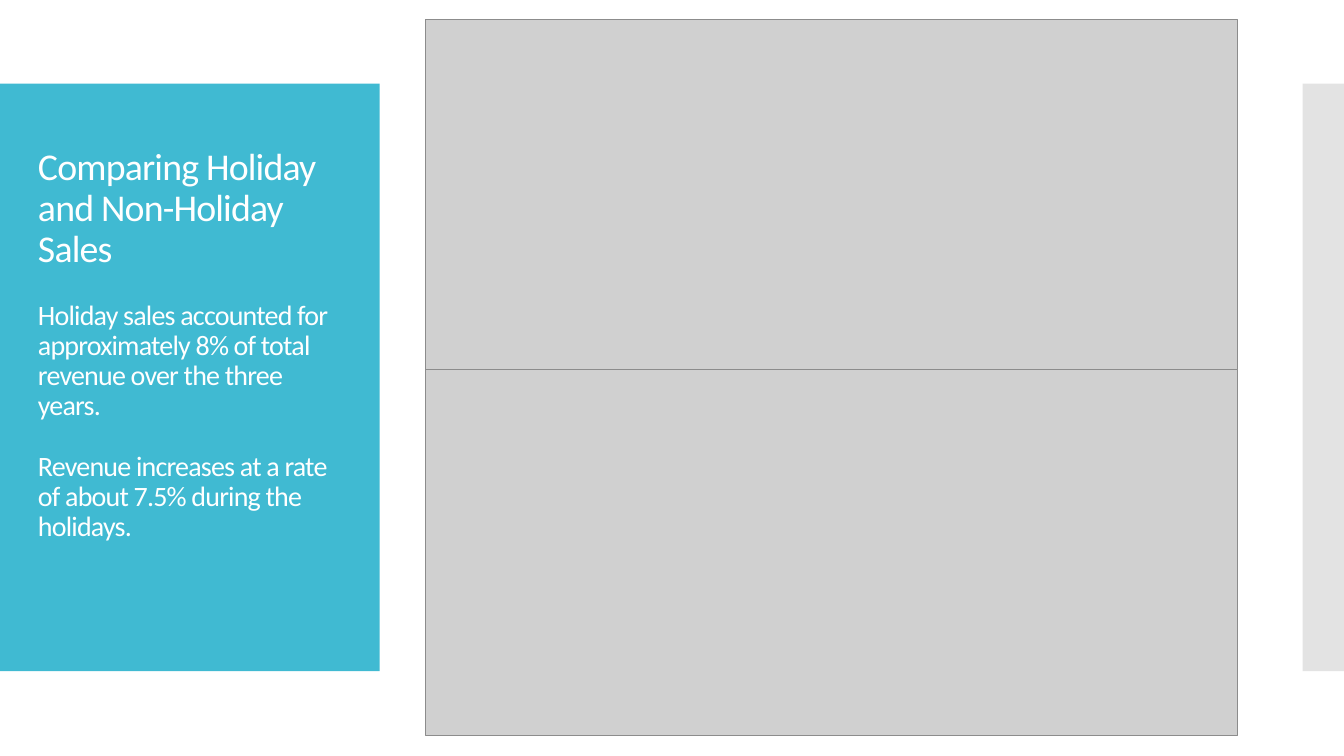
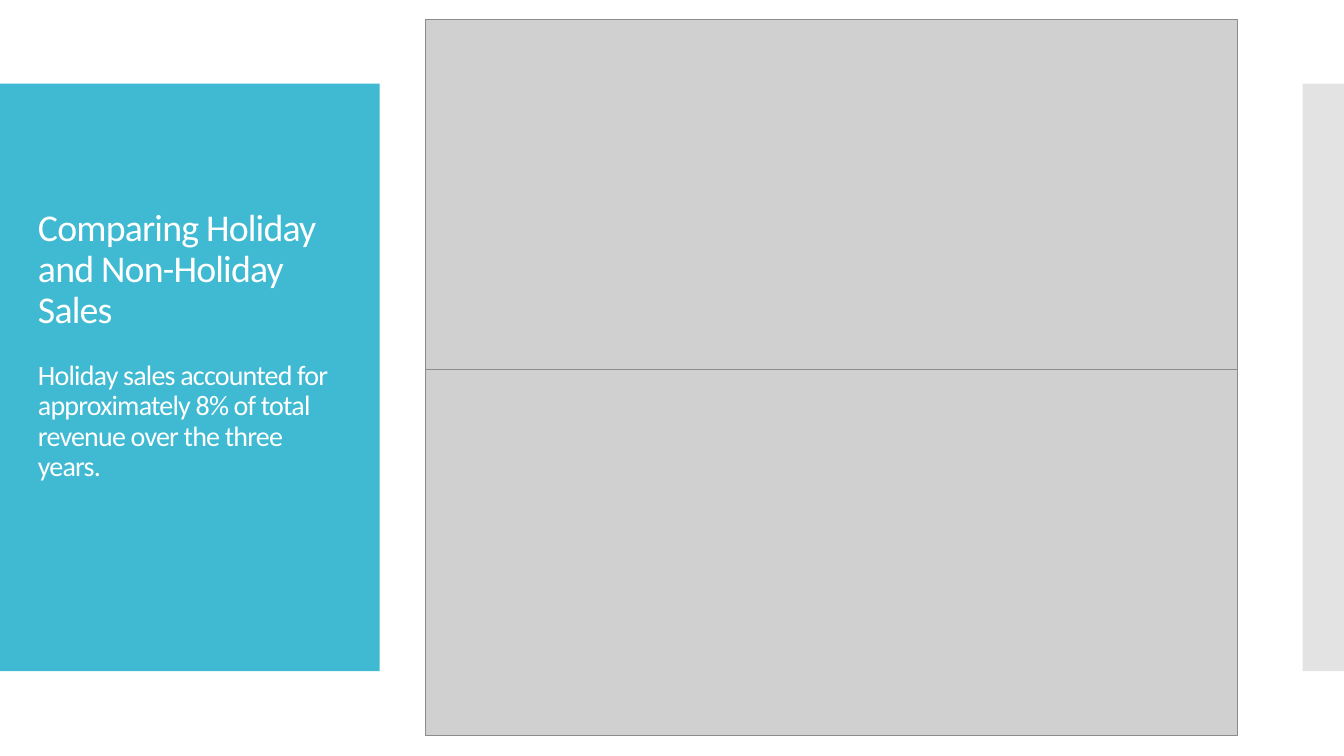
Before and after one commit to mleggett25/Walmart-Sales-Analysis, a slide deck: slide 10 of Walmart Sales Analysis.pptx. Drawn at 1344x756 pixels with LibreOffice and Linux fonts; fonts in the diff are those of the drawing; grey boxes stand for pictures. Boxes give left, top, right and bottom in pixels: in the first picture for what was removed or moved away, otherwise in the second. Text is boxed around its words. In the diff, an @@ line names an element or a change of style, - is before the commit and + after.

```diff
--- a/Walmart Sales Analysis.pptx
+++ b/Walmart Sales Analysis.pptx
@@ title at <box>38,214,328,481</box>: text changed @@
-Comparing Holiday and Non-Holiday Sales
-Holiday sales accounted for approximately 8% of total revenue over the three years.
-Revenue increases at a rate of about 7.5% during the holidays.
+Comparing Holiday and Non-Holiday Sales
+Holiday sales accounted for approximately 8% of total revenue over the three years.
```
